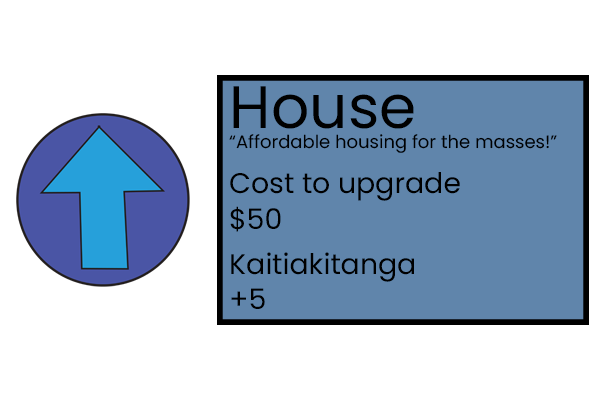
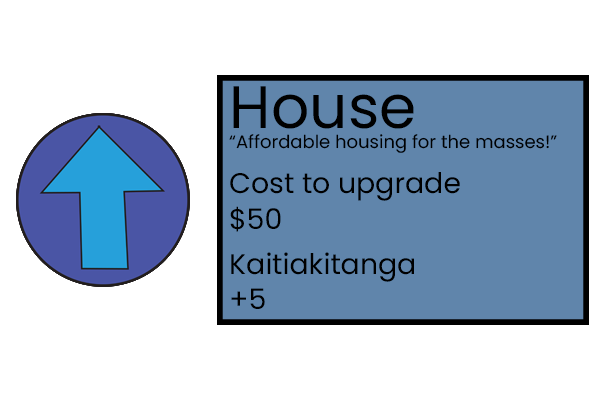
Revision of a layered 600 x 400 image; what changed, layer by layer:
added group "Tawa sign" with 8 layers above "Church" over box(16, 113, 190, 287)
added layer "Layer 7" in group "Tawa sign" over box(16, 113, 190, 287)
added group "Church" with 8 layers above "Water treatment" over box(16, 113, 190, 287)
added layer "Layer 6" in group "Church" over box(16, 113, 190, 287)
added group "Water treatment" with 8 layers above "PPAP" over box(16, 113, 190, 287)
added layer "Layer 5" in group "Water treatment" over box(16, 113, 190, 287)
added group "PPAP" with 8 layers above "New world" over box(16, 113, 190, 287)
added layer "Layer 4" in group "PPAP" over box(16, 113, 190, 287)
added group "New world" with 8 layers above "TC" over box(16, 113, 190, 287)
added layer "Layer 3" in group "New world" over box(16, 113, 190, 287)
added group "TC" with 8 layers above "Housing" over box(16, 113, 190, 287)
added layer "Layer 2" in group "TC" over box(16, 113, 190, 287)
added group "Housing" with 8 layers over box(16, 113, 190, 287)
moved "Layer 1" into group "Housing" over box(16, 113, 190, 287)
